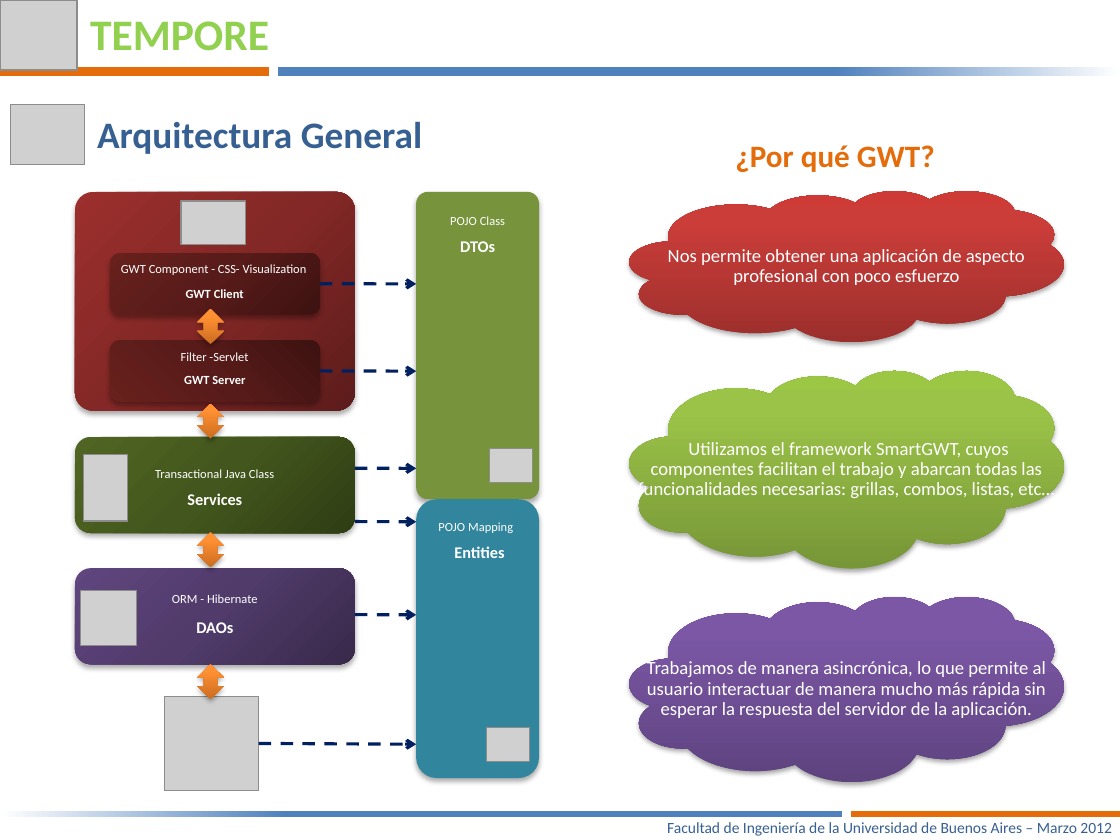
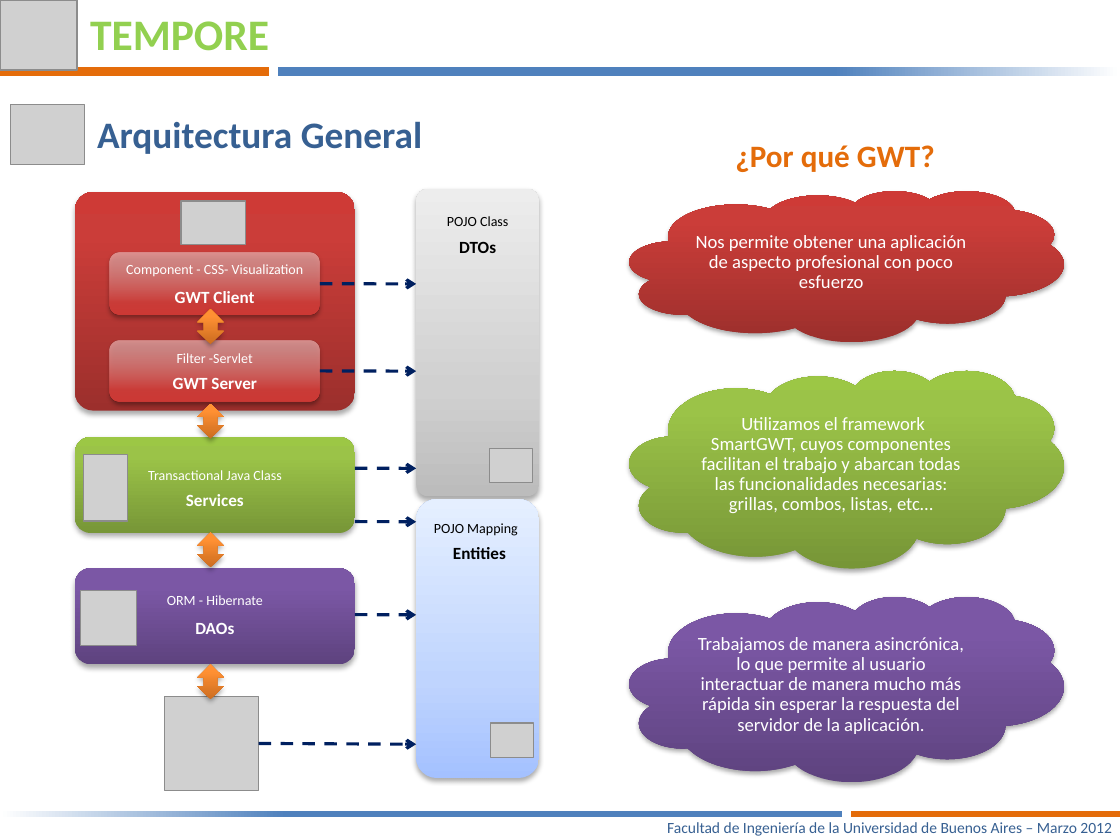
Before and after one commit to joshishimla99/tempore, a slide deck: slide 9 of docs/Presentacion Final/Tempore – Manejá tus tiempos-V6.pptx (slide 8 before the commit). Drawn at 1120x840 pixels with LibreOffice and Linux fonts; fonts in the diff are those of the drawing; grey boxes stand for pictures. Boxes give left, top, right and bottom in pixels: in the first picture for what was removed or moved away, otherwise in the second. Text is boxed around its words. In the diff, an @@ line names an element or a change of style, - is before the commit and + after.

```diff
--- a/docs/Presentacion Final/Tempore – Manejá tus tiempos-V6.pptx
+++ b/docs/Presentacion Final/Tempore – Manejá tus tiempos-V6.pptx
@@ rounded rectangle at (75, 192, 355, 410): fill gradient #5D1D1B to #842926 to #9C302E to gradient #9C2F2D to #CB3E3A to #CE3B37 @@
@@ text "POJO Class" at (447, 216, 508, 226): size 8 to 9 pt, text colour #FFFFFF to #000000 @@
@@ rounded rectangle at (417, 189, 540, 496): fill #77933C to gradient #BDBDBD to #D1D1D1 to #EEEEEE @@
@@ text "DTOs" at (459, 242, 496, 253): size 10.5 to 11 pt, text colour #FFFFFF to #000000 @@
@@ text "Nos permite obtener una aplicación ..." rewrapped from (668, 249, 1025, 285) to (696, 235, 966, 288) @@
@@ rounded rectangle at (110, 253, 320, 315): fill gradient #3E1312 to #581B1A to #68201E to gradient #ECBFBE to #CB3E3A to #CE3B37; shadow changed @@
@@ text at (126, 264, 304, 276): text changed; size 8 to 9 pt @@
-GWT Component - CSS- Visualization
+Component - CSS- Visualization
@@ text "GWT Client" at (175, 291, 254, 303): size 8 to 11 pt @@
@@ size 8 to 9 pt in 3 elements at (148, 470, 281, 480), (167, 595, 263, 605), (177, 353, 253, 363) @@
@@ rounded rectangle at (110, 340, 320, 402): fill gradient #3E1312 to #581B1A to #68201E to gradient #ECBFBE to #CB3E3A to #CE3B37; shadow changed @@
@@ text "GWT Server" at (173, 378, 257, 389): size 8 to 11 pt @@
@@ text "Utilizamos el framework SmartGWT, cuyos ..." rewrapped from (638, 442, 1054, 501) to (701, 417, 961, 513) @@
@@ rounded rectangle at (75, 437, 355, 533): fill gradient #303D15 to #44561E to #516624 to gradient #779737 to #9BC348 to #9DC746 @@
@@ text "Services" at (186, 494, 244, 506): size 10.5 to 11 pt @@
@@ rounded rectangle at (417, 500, 540, 778): fill #31859C to gradient #A4C4FF to #BFD4FF to #E6EEFF @@
@@ text "POJO Mapping" at (434, 523, 518, 536): size 8 to 9 pt, text colour #FFFFFF to #000000 @@
@@ text "Entities" at (453, 547, 506, 559): size 10.5 to 11 pt, text colour #FFFFFF to #000000 @@
@@ rounded rectangle at (75, 568, 355, 664): fill gradient #39294B to #513B6B to #60467E to gradient #5F4480 to #7B58A6 to #7C57A8 @@
@@ text "DAOs" at (195, 623, 234, 634): size 10.5 to 11 pt @@
@@ text "Trabajamos de manera asincrónica, lo ..." rewrapped from (647, 659, 1046, 718) to (698, 637, 964, 734) @@
@@ picture: place and size @@
-picture at (487, 727, 530, 762)
+picture at (491, 724, 533, 758)
```
Also in this commit, not shown: 4 other slides changed, 2 slides added.
